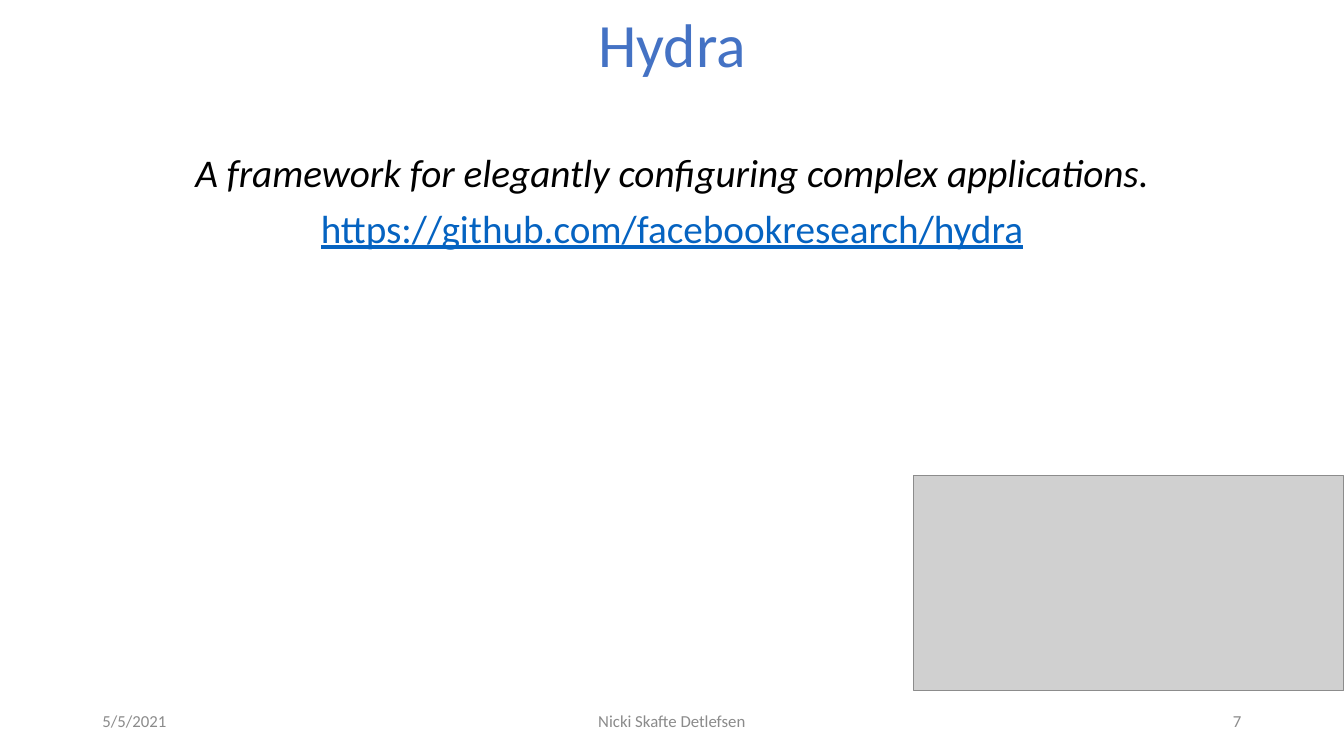
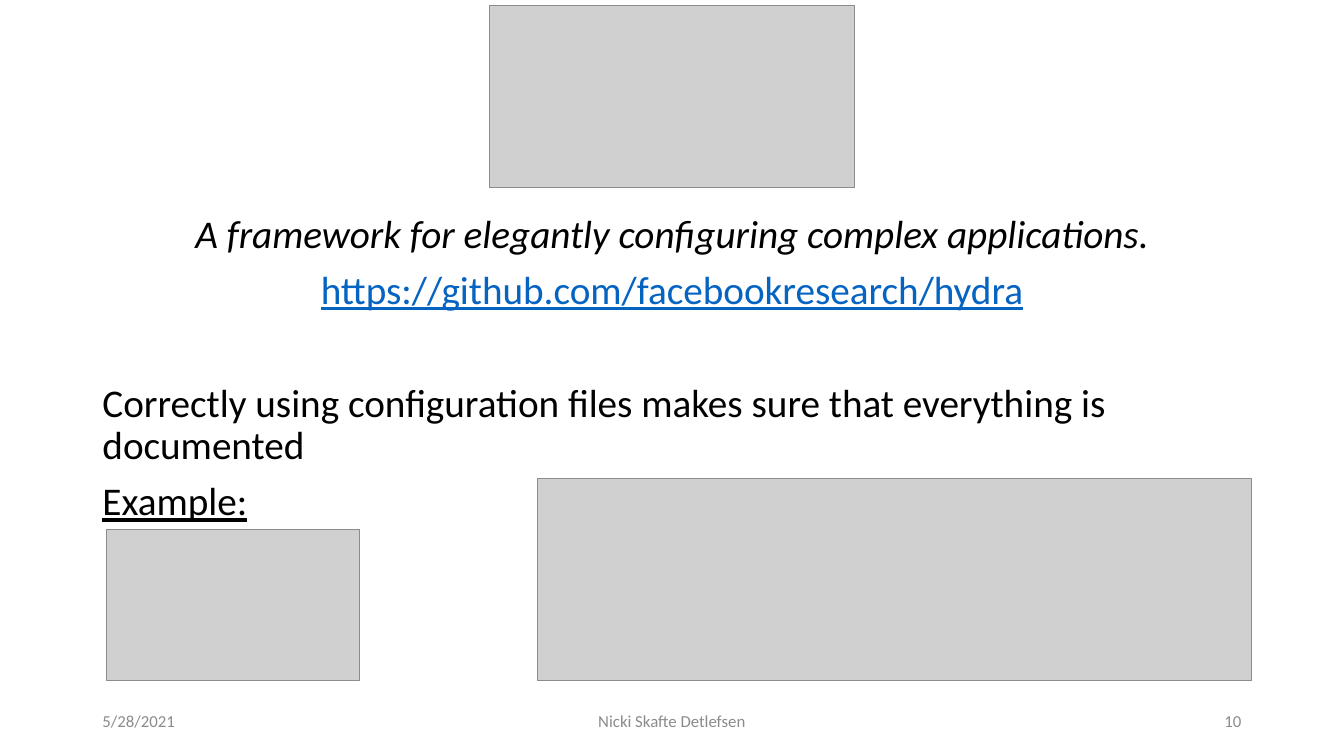
Before and after one commit to DeepEasterbunny/dtu_mlops, a slide deck: slide 10 of 08_reproduceability/Reproduceability.pptx (slide 7 before the commit). Drawn at 1344x756 pixels with LibreOffice and Linux fonts; fonts in the diff are those of the drawing; grey boxes stand for pictures; background and template pictures are left out. Boxes give left, top, right and bottom in pixels: in the first picture for what was removed or moved away, otherwise in the second. Text is boxed around its words. In the diff, an @@ line names an element or a change of style, - is before the commit and + after.

```diff
--- a/08_reproduceability/Reproduceability.pptx
+++ b/08_reproduceability/Reproduceability.pptx
@@ picture resized from (x1=914, y1=476, x2=1344, y2=691) to (x1=489, y1=5, x2=854, y2=188) @@
@@ title removed at (x1=598, y1=24, x2=746, y2=77) @@
-Hydra
@@ text at (x1=102, y1=389, x2=1105, y2=522): paragraphs added @@
+Correctly using configuration files makes sure that everything is documented
+Example:
@@ picture added at (x1=537, y1=479, x2=1251, y2=681) @@
@@ picture added at (x1=107, y1=529, x2=360, y2=681) @@
@@ text at (x1=102, y1=715, x2=174, y2=728): text changed @@
-5/5/2021
+5/28/2021
@@ page number at (x1=1224, y1=716, x2=1241, y2=727): text changed @@
-7
+10
```
Also in this commit, not shown: 6 other slides changed, 4 slides added, 26 other files.
